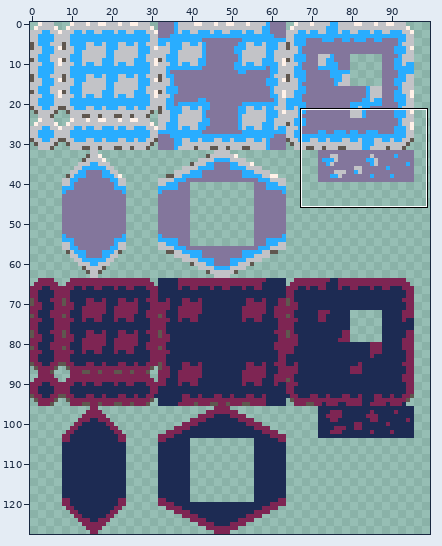
Sprite sheet, stored at assets/tilesets/tileset_cave_alt.png. The picture above shows the old version from afar; the outline marks the close-up.
Close-up. First the earlier version:
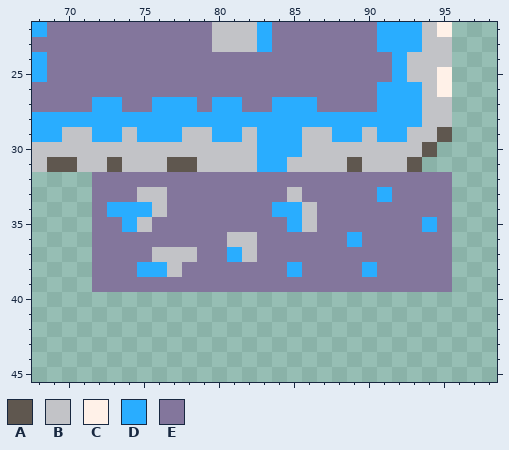
The file is 128x128 pixels. Shown: x 68..98, y 22..45. The wide view leaves out empty margins.
Palette (. is transparent): A #5f574f  B #c2c3c7  C #fff1e8  D #29adff  E #83769c
Pixels before, first column x 68:
22 DEEEEEEEEEEEBBBDEEEEEEEDDDBC
23 EEEEEEEEEEEEBBBDEEEEEEEDDDBB
24 DEEEEEEEEEEEEEEEEEEEEEEEDBBB
25 DEEEEEEEEEEEEEEEEEEEEEEEDBBC
26 EEEEEEEEEEEEEEEEEEEEEEEDDDBC
27 EEEEDDEEDDDEDDEEDDDEEEEDDDBB
28 DDDDDDDDDDDDDDDDDDDDDDDDDDBB
29 DDBBDDBDDDBBDDBDDDBBDDBDDBBA
30 BBBBBBBBBBBBBBBDDDBBBBBBBBA.
31 BAABBABBBAABBBBDDBBBBABBBA..
32 ....EEEEEEEEEEEEEEEEEEEEEEEE
33 ....EEEBBEEEEEEEEBEEEEEDEEEE
34 ....EDDDBEEEEEEEDDBEEEEEEEEE
35 ....EEDBEEEEEEEEEDBEEEEEEEDE
36 ....EEEEEEEEEBBEEEEEEDEEEEEE
37 ....EEEEBBBEEDBEEEEEEEEEEEEE
38 ....EEEDDBEEEEEEEDEEEEDEEEEE
39 ....EEEEEEEEEEEEEEEEEEEEEEEE
Now the later version:
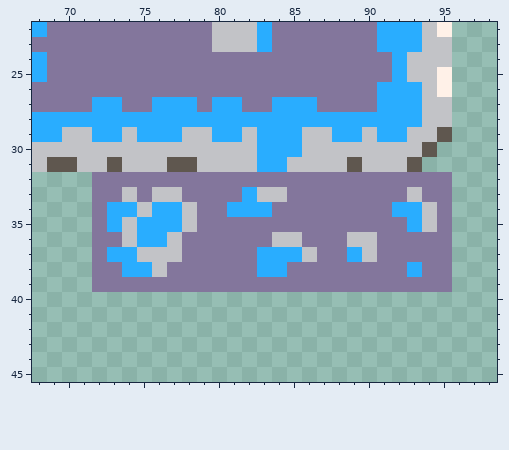
Difference:
y 33: x 74..75 EB -> BE; x 77 E -> B; x 82..85 EEEB -> DBBE; x 91 D -> E; x 93 E -> B
y 34: x 75..78 DBEE -> BDDB; x 81..86 EEEDDB -> DDDEEE; x 92..94 EEE -> DDB
y 35: x 73..78 EDBEEE -> DBDDDB; x 85..86 DB -> EE; x 93..94 ED -> DB
y 36: x 74..77 EEEE -> BDDB; x 81..82 BB -> EE; x 84..85 EE -> BB; x 89..90 DE -> BB
y 37: x 73..75 EEE -> DDB; x 78 B -> E; x 81..86 DBEEEE -> EEDDDB; x 89..90 EE -> DB
y 38: x 74 E -> D; x 76..77 DB -> BE; x 83..85 EED -> DDE; x 90 D -> E; x 93 E -> D
